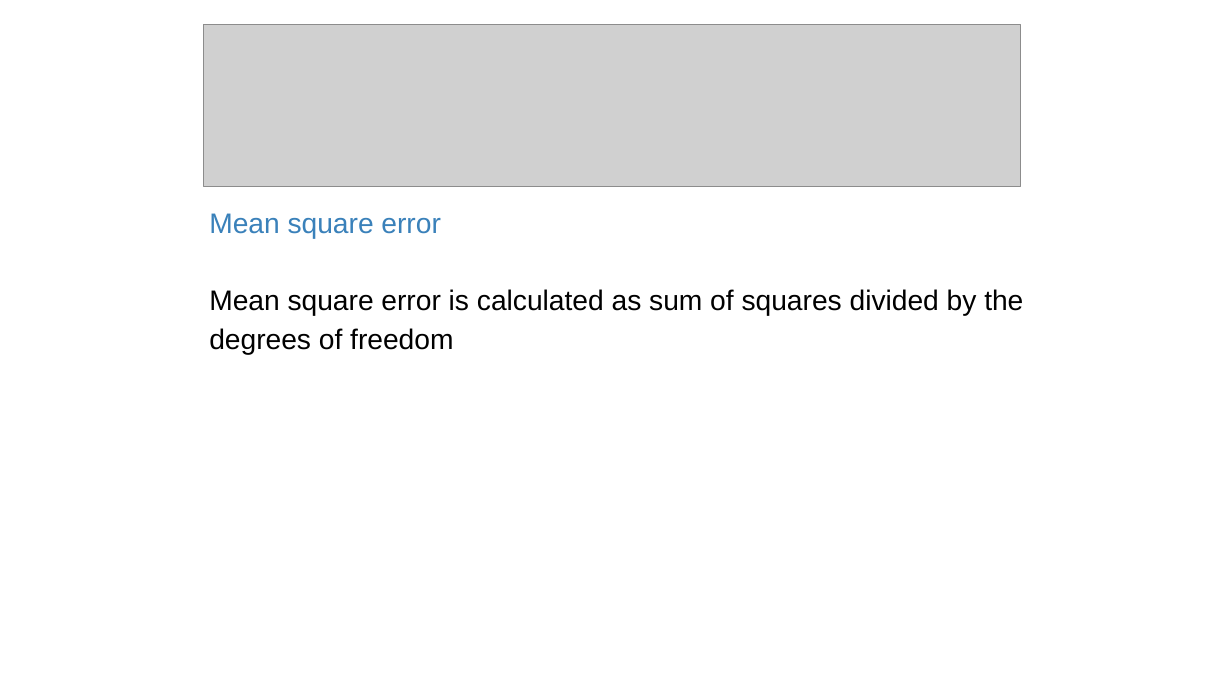
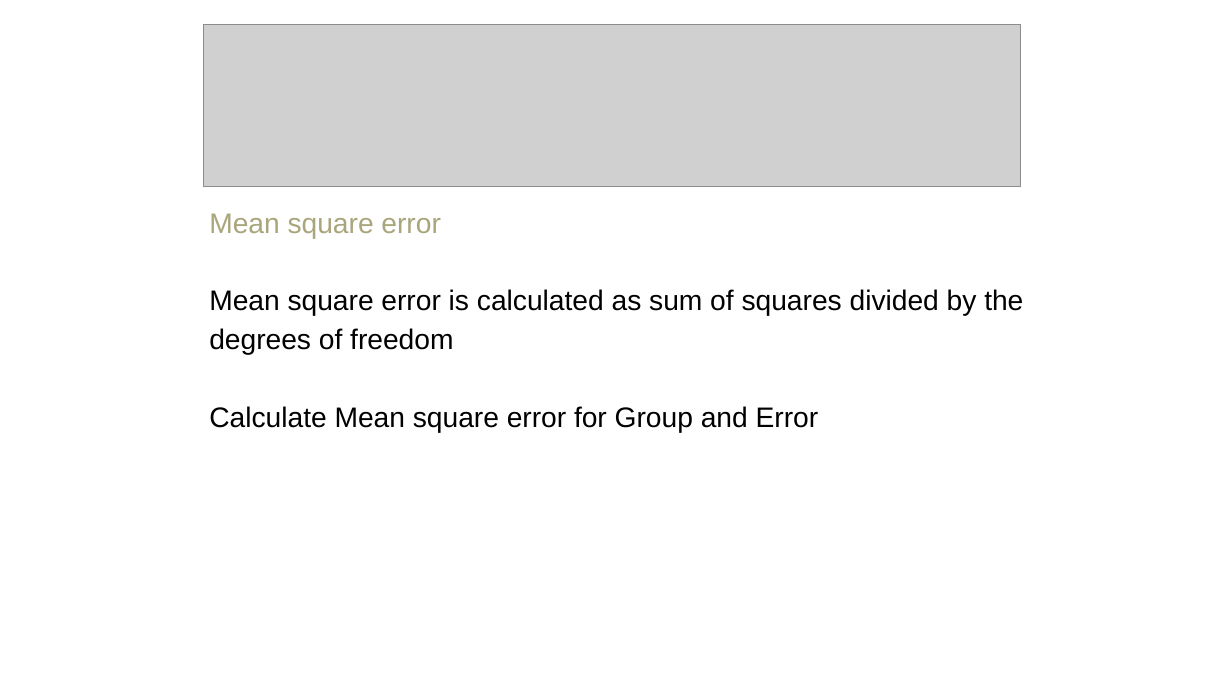
Before and after one commit to amosca01/MATH108-F23, a slide deck: slide 41 of slides/14-difference-many-means.pptx (slide 44 before the commit). Drawn at 1232x693 pixels with LibreOffice and Linux fonts; fonts in the diff are those of the drawing; grey boxes stand for pictures. Boxes give left, top, right and bottom in pixels: in the first picture for what was removed or moved away, otherwise in the second. Text is boxed around its words. In the diff, an @@ line names an element or a change of style, - is before the commit and + after.

```diff
--- a/slides/14-difference-many-means.pptx
+++ b/slides/14-difference-many-means.pptx
@@ text at <box>209,213,440,239</box>: text colour #3A81BA to #A9A57C in "Mean square error" @@
@@ text at <box>209,406,819,433</box>: paragraph added @@
+Calculate Mean square error for Group and Error
```
Also in this commit, not shown: 62 other slides changed, 3 slides added, 12 slides removed, 10 other files.
